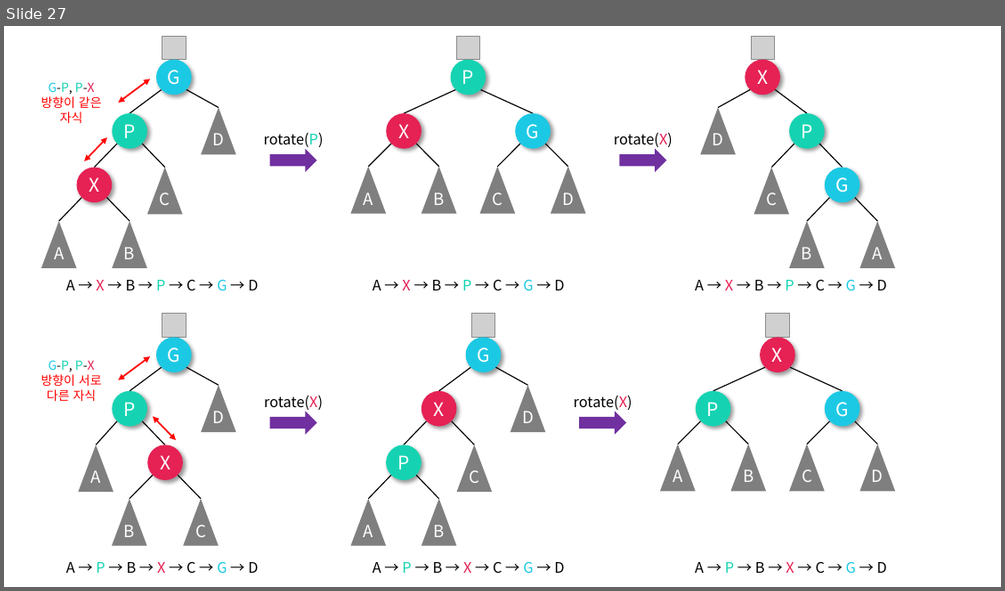
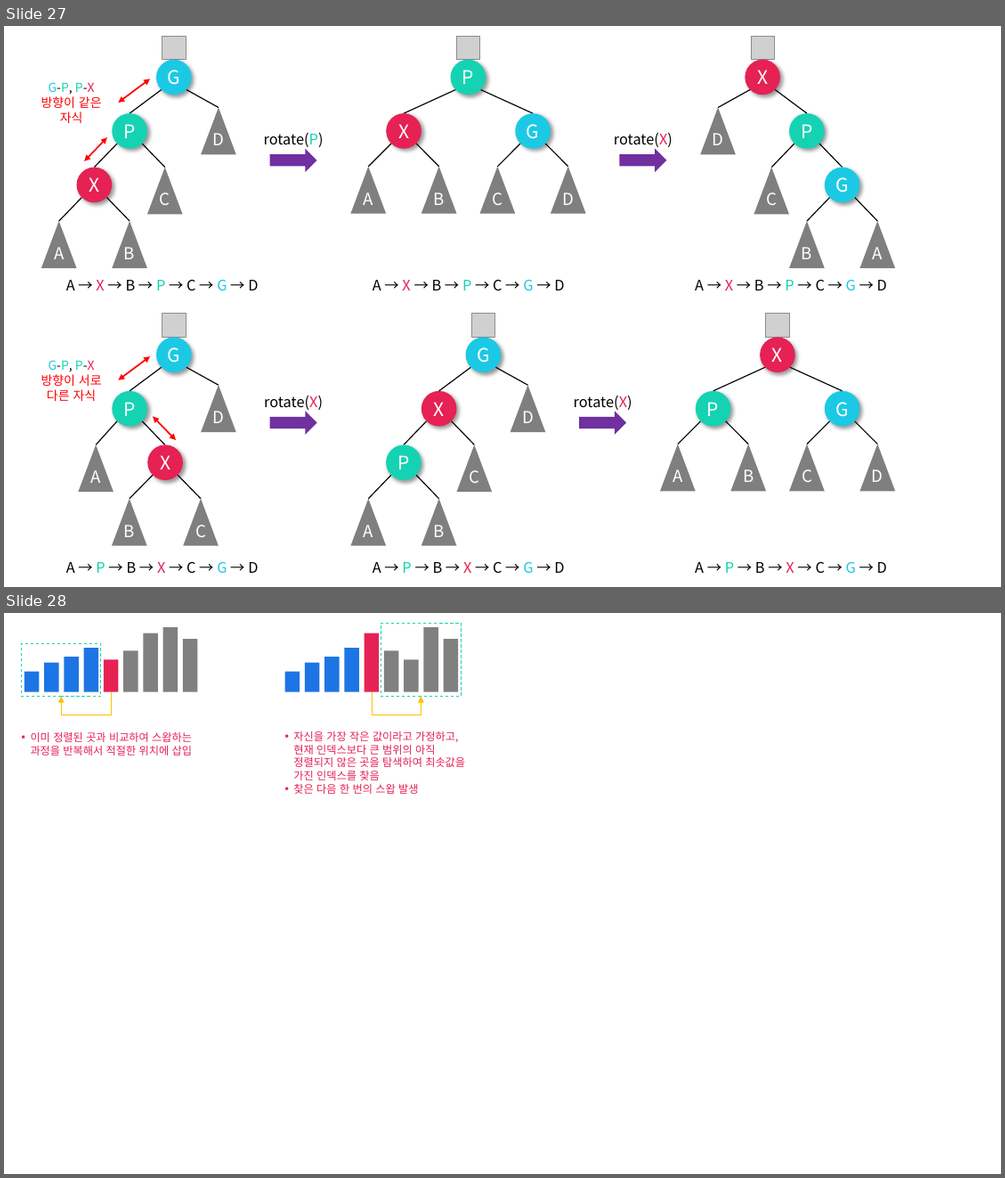
Before and after one commit to siwon-park/Algorithm-DataStructure, a slide deck: 99_PPT이미지/pptx.pptx. Shown one above the other, each under a label of ours: slide 27 before the commit, slides 27 and 28 after it. The pictures are 1005x591 and 1005x1178 pixels, drawn with LibreOffice and Linux fonts; fonts in the diff are those of the drawing; grey boxes stand for pictures. Boxes give left, top, right and bottom in pixels: in the first picture for what was removed or moved away, otherwise in the second. Text is boxed around its words. In the diff, an @@ line names an element or a change of style, - is before the commit and + after.

Commit message:
docs: 삽입 정렬, 선택 정렬 이미지 추가

```diff
--- a/99_PPT이미지/pptx.pptx
+++ b/99_PPT이미지/pptx.pptx
@@ slide 28 added at (x1=4, y1=613, x2=1001, y2=1174), background #FFFFFF @@
@@ group added at (x1=21, y1=627, x2=198, y2=755): 10 rectangles, 1 elbow arrow, 1 text @@
+▪ 이미 정렬된 곳과 비교하여 스왑하는 과정을 반복해서 적절한 위치에 삽입
@@ group added at (x1=285, y1=623, x2=465, y2=794): 10 rectangles, 1 elbow arrow, 1 text @@
+▪ 자신을 가장 작은 값이라고 가정하고, 현재 인덱스보다 큰 범위의 아직 정렬되지 않은 곳을 탐색하여 최솟값을 가진 인덱스를 찾음
+▪ 찾은 다음 한 번의 스왑 발생
```
Also in this commit, not shown: 1 other file.
